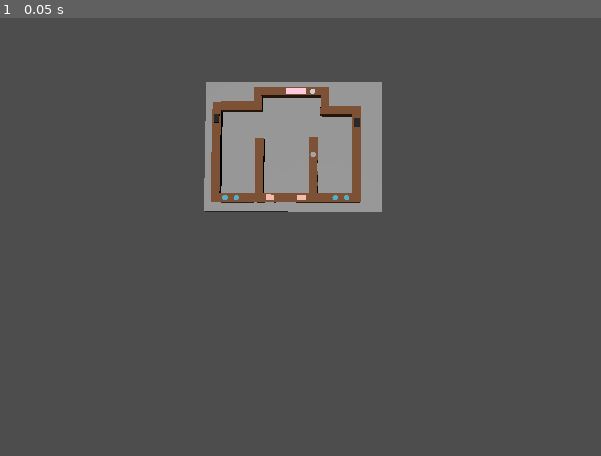
Above: before the commit, frame 1.
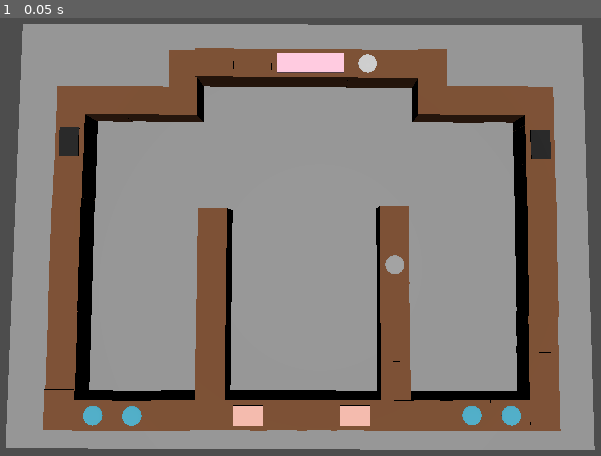
Above: after the commit, the same moment.

Repository: amb64/Godot-Overcooked
Game: Godot game, scene res://scenes/levels/O1Level2.tscn
The game is run twice, just before and just after one commit, with the same random seed, the same clock (stepped at 60 frames per second) and the same inputs. This scene is started directly instead of the project's main scene.
Inputs:
- Up to frame 1 (0.05 s): no input

The runs differ from the first frame. In frame 1, 87% of the frame differs, in the area x 0-100%, y 1-99%.

Commit message:
Symmetry+cameras

Diff:
--- a/scenes/levels/O1Level1.tscn
+++ b/scenes/levels/O1Level1.tscn
@@ -7,6 +7,7 @@
 [ext_resource type="PackedScene" uid="uid://cqoagqrwg7ebh" path="res://src/Components/counters/serving_area.tscn" id="5_cjq6d"]
 [ext_resource type="PackedScene" uid="uid://byusqjg426ti" path="res://src/Components/counters/plate_return.tscn" id="6_3pkhk"]
 [ext_resource type="PackedScene" uid="uid://bmpvrrravsrmb" path="res://src/Components/ingredient_boxes/plain.tscn" id="7_tp63r"]
+[ext_resource type="PackedScene" uid="uid://bfgjqt2lj4050" path="res://src/Components/camera.tscn" id="8_l3ksx"]
 
 [sub_resource type="BoxMesh" id="BoxMesh_ddvow"]
 
@@ -47,7 +48,7 @@
 shape = SubResource("BoxShape3D_bpta4")
 
 [node name="Road middle" type="MeshInstance3D" parent="Floors"]
-transform = Transform3D(15.2041, 0, 0, 0, 1, 0, 0, 0, 3.29681, 0, 0, 0.0201602)
+transform = Transform3D(14.9977, 0, 0, 0, 1, 0, 0, 0, 3.29681, 0.0145407, 0, 0.0201602)
 mesh = SubResource("BoxMesh_3gd6x")
 
 [node name="StaticBody3D" type="StaticBody3D" parent="Floors/Road middle"]
@@ -58,39 +59,39 @@
 [node name="Counters" type="Node" parent="."]
 
 [node name="Counter" parent="Counters" instance=ExtResource("1_ub4kn")]
-transform = Transform3D(-4.37114e-08, 0, 1, 0, 1, 0, -1, 0, -4.37114e-08, -5.52346, 0.982864, 2.91233)
+transform = Transform3D(-4.37114e-08, 0, 1, 0, 1, 0, -1, 0, -4.37114e-08, -5.40695, 0.982864, 2.91233)
 
 [node name="Counter2" parent="Counters" instance=ExtResource("1_ub4kn")]
-transform = Transform3D(-4.37114e-08, 0, 1, 0, 1, 0, -1, 0, -4.37114e-08, -3.53163, 0.965723, 2.9032)
+transform = Transform3D(-4.37114e-08, 0, 1, 0, 1, 0, -1, 0, -4.37114e-08, -3.44082, 0.965723, 2.9032)
 
 [node name="Counter3" parent="Counters" instance=ExtResource("1_ub4kn")]
-transform = Transform3D(-4.37114e-08, 0, 1, 0, 1, 0, -1, 0, -4.37114e-08, -1.58942, 0.968324, 2.91418)
+transform = Transform3D(-4.37114e-08, 0, 1, 0, 1, 0, -1, 0, -4.37114e-08, -1.46014, 0.968324, 2.91418)
 
 [node name="Plate" parent="Counters/Counter3/ItemSlots" index="0" instance=ExtResource("2_nvui0")]
 
 [node name="Counter4" parent="Counters" instance=ExtResource("1_ub4kn")]
-transform = Transform3D(1, 0, 0, 0, 1, 0, 0, 0, 1, 3.70936, 0.956897, 3.16095)
+transform = Transform3D(1, 0, 0, 0, 1, 0, 0, 0, 1, 3.72181, 0.956897, 3.16095)
 
 [node name="Counter5" parent="Counters" instance=ExtResource("1_ub4kn")]
-transform = Transform3D(1, 0, 0, 0, 1, 0, 0, 0, 1, 3.70709, 0.952713, 7.06443)
+transform = Transform3D(1, 0, 0, 0, 1, 0, 0, 0, 1, 3.71984, 0.952713, 7.06443)
 
 [node name="Counter6" parent="Counters" instance=ExtResource("1_ub4kn")]
-transform = Transform3D(1, 0, 0, 0, 1, 0, 0, 0, 1, 3.7025, 0.961589, 10.9827)
+transform = Transform3D(1, 0, 0, 0, 1, 0, 0, 0, 1, 3.71961, 0.961589, 10.9827)
 
 [node name="Counter7" parent="Counters" instance=ExtResource("1_ub4kn")]
 transform = Transform3D(1, 0, 0, 0, 1, 0, 0, 0, 1, 3.70668, 0.95878, 12.9425)
 
 [node name="Counter8" parent="Counters" instance=ExtResource("1_ub4kn")]
-transform = Transform3D(1, 0, 0, 0, 1, 0, 0, 0, 1, -5.76781, 0.964299, 6.58939)
+transform = Transform3D(1, 0, 0, 0, 1, 0, 0, 0, 1, -5.73201, 0.964299, 6.58939)
 
 [node name="Counter9" parent="Counters" instance=ExtResource("1_ub4kn")]
 transform = Transform3D(1, 0, 0, 0, 1, 0, 0, 0, 1, -5.72416, 0.961797, 10.5599)
 
 [node name="Counter10" parent="Counters" instance=ExtResource("1_ub4kn")]
-transform = Transform3D(1, 0, 0, 0, 1, 0, 0, 0, 1, -5.70333, 0.957122, 12.4922)
+transform = Transform3D(1, 0, 0, 0, 1, 0, 0, 0, 1, -5.72036, 0.957122, 12.4922)
 
 [node name="Counter11" parent="Counters" instance=ExtResource("1_ub4kn")]
-transform = Transform3D(1, 0, 0, 0, 1, 0, 0, 0, 1, -5.80275, 0.961306, -2.91932)
+transform = Transform3D(1, 0, 0, 0, 1, 0, 0, 0, 1, -5.79018, 0.961306, -2.91932)
 
 [node name="Counter12" parent="Counters" instance=ExtResource("1_ub4kn")]
 transform = Transform3D(1, 0, 0, 0, 1, 0, 0, 0, 1, -5.79085, 0.954204, -4.8575)
@@ -99,10 +100,10 @@
 transform = Transform3D(1, 0, 0, 0, 1, 0, 0, 0, 1, -5.78889, 0.946762, -6.70806)
 
 [node name="Counter14" parent="Counters" instance=ExtResource("1_ub4kn")]
-transform = Transform3D(-4.37114e-08, 0, 1, 0, 1, 0, -1, 0, -4.37114e-08, -5.51294, 0.937044, -12.898)
+transform = Transform3D(-4.37114e-08, 0, 1, 0, 1, 0, -1, 0, -4.37114e-08, -5.51294, 0.937044, -12.9501)
 
 [node name="Counter15" parent="Counters" instance=ExtResource("1_ub4kn")]
-transform = Transform3D(1, 0, 0, 0, 1, 0, 0, 0, 1, 5.51896, 0.980526, -12.6794)
+transform = Transform3D(1, 0, 0, 0, 1, 0, 0, 0, 1, 5.51896, 0.980526, -12.633)
 
 [node name="Counter16" parent="Counters" instance=ExtResource("1_ub4kn")]
 transform = Transform3D(1, 0, 0, 0, 1, 0, 0, 0, 1, 5.52585, 0.962312, -10.6627)
@@ -111,10 +112,10 @@
 transform = Transform3D(1, 0, 0, 0, 1, 0, 0, 0, 1, 5.54214, 0.960192, -6.77707)
 
 [node name="Counter18" parent="Counters" instance=ExtResource("1_ub4kn")]
-transform = Transform3D(-4.37114e-08, 0, 1, 0, 1, 0, -1, 0, -4.37114e-08, 5.34365, 0.965946, -3.14512)
+transform = Transform3D(-4.37114e-08, 0, 1, 0, 1, 0, -1, 0, -4.37114e-08, 5.34365, 0.965946, -3.18292)
 
 [node name="Counter19" parent="Counters" instance=ExtResource("1_ub4kn")]
-transform = Transform3D(-4.37114e-08, 0, 1, 0, 1, 0, -1, 0, -4.37114e-08, 3.36681, 0.9676, -3.15727)
+transform = Transform3D(-4.37114e-08, 0, 1, 0, 1, 0, -1, 0, -4.37114e-08, 3.36681, 0.9676, -3.15524)
 
 [node name="Counter20" parent="Counters" instance=ExtResource("1_ub4kn")]
 transform = Transform3D(-4.37114e-08, 0, 1, 0, 1, 0, -1, 0, -4.37114e-08, 1.37829, 0.967395, -3.15818)
@@ -127,7 +128,7 @@
 [node name="Cutting boards" type="Node" parent="."]
 
 [node name="Cutting_Board" parent="Cutting boards" instance=ExtResource("3_x8nlm")]
-transform = Transform3D(1, 0, 0, 0, 1, 0, 0, 0, 1, 3.7018, 0.952204, 5.11618)
+transform = Transform3D(1, 0, 0, 0, 1, 0, 0, 0, 1, 3.71426, 0.952204, 5.11618)
 
 [node name="Cutting_Board2" parent="Cutting boards" instance=ExtResource("3_x8nlm")]
 transform = Transform3D(1, 0, 0, 0, 1, 0, 0, 0, 1, 3.71311, 0.960302, 9.02889)
@@ -135,10 +136,10 @@
 [node name="Cooking pots" type="Node" parent="."]
 
 [node name="Counterpot" parent="Cooking pots" instance=ExtResource("1_ub4kn")]
-transform = Transform3D(1, 0, 0, 0, 1, 0, 0, 0, 1, -5.78925, 0.983873, 4.59381)
+transform = Transform3D(1, 0, 0, 0, 1, 0, 0, 0, 1, -5.72739, 0.983873, 4.59381)
 
 [node name="Counterpot2" parent="Cooking pots" instance=ExtResource("1_ub4kn")]
-transform = Transform3D(1, 0, 0, 0, 1, 0, 0, 0, 1, -5.74876, 0.966563, 8.57629)
+transform = Transform3D(1, 0, 0, 0, 1, 0, 0, 0, 1, -5.73175, 0.966563, 8.57629)
 
 [node name="Bins" type="Node" parent="."]
 
@@ -148,10 +149,10 @@
 [node name="Serving Stations_plate return" type="Node" parent="."]
 
 [node name="Serving_Area" parent="Serving Stations_plate return" instance=ExtResource("5_cjq6d")]
-transform = Transform3D(-4.37114e-08, 0, 1, 0, 1, 0, -1, 0, -4.37114e-08, -2.5562, 0.942519, -12.9324)
+transform = Transform3D(-4.37114e-08, 0, 1, 0, 1, 0, -1, 0, -4.37114e-08, -2.5562, 0.942519, -12.9565)
 
 [node name="Plate_Return" parent="Serving Stations_plate return" instance=ExtResource("6_3pkhk")]
-transform = Transform3D(-4.37114e-08, 0, 1, 0, 1, 0, -1, 0, -4.37114e-08, 0.40667, 0.937644, -12.9264)
+transform = Transform3D(-4.37114e-08, 0, 1, 0, 1, 0, -1, 0, -4.37114e-08, 0.40667, 0.937644, -12.9522)
 
 [node name="Item Givers" type="Node" parent="."]
 
@@ -166,5 +167,10 @@
 [node name="Counter" parent="Fire Extinguishers" instance=ExtResource("1_ub4kn")]
 transform = Transform3D(1, 0, 0, 0, 1, 0, 0, 0, 1, -5.7917, 0.950867, -8.66632)
 
+[node name="Camera" type="Node" parent="."]
+
+[node name="Camera" parent="Camera" instance=ExtResource("8_l3ksx")]
+transform = Transform3D(-4.37114e-08, -1, -4.37114e-08, 0, -4.37114e-08, 1, -1, 4.37114e-08, 1.91069e-15, 0, 13.4988, 0)
+
 [editable path="Counters/Counter3"]
 [editable path="Counters/Counter21"]
--- a/scenes/levels/O1Level2.tscn
+++ b/scenes/levels/O1Level2.tscn
@@ -17,14 +17,14 @@
 [node name="CameraLight" type="Node" parent="."]
 
 [node name="Camera3D" type="Camera3D" parent="CameraLight"]
-transform = Transform3D(0.999995, -0.0031464, 0.000703814, -0.000590388, 0.0359063, 0.999355, -0.00316964, -0.99935, 0.0359043, 4.26357, 51.9119, 4.50733)
+transform = Transform3D(0.999995, -0.0031464, 0.000703814, -0.000590388, 0.0359063, 0.999355, -0.00316964, -0.99935, 0.0359043, -0.772411, 16.5127, -11.9021)
 
 [node name="DirectionalLight3D" type="DirectionalLight3D" parent="CameraLight/Camera3D"]
 
 [node name="Floors" type="Node" parent="."]
 
 [node name="FloorBottom" type="MeshInstance3D" parent="Floors"]
-transform = Transform3D(31.4253, 0, 0, 0, 1, 0, 0, 0, 23.2651, -0.449213, 0, -12.4826)
+transform = Transform3D(31.4253, 0, 0, 0, 1, 0, 0, 0, 23.2651, -1.79382, 0, -12.4826)
 mesh = SubResource("BoxMesh_do7b5")
 
 [node name="StaticBody3D" type="StaticBody3D" parent="Floors/FloorBottom"]
@@ -35,31 +35,31 @@
 [node name="Counters" type="Node" parent="."]
 
 [node name="Counter" parent="Counters" instance=ExtResource("1_i42nu")]
-transform = Transform3D(-4.37114e-08, 0, 1, 0, 1, 0, -1, 0, -4.37114e-08, -5.01672, 1.05639, -21.8901)
+transform = Transform3D(-4.37114e-08, 0, 1, 0, 1, 0, -1, 0, -4.37114e-08, -6.2803, 1.05639, -21.2693)
 
 [node name="Counter2" parent="Counters" instance=ExtResource("1_i42nu")]
-transform = Transform3D(-4.37114e-08, 0, 1, 0, 1, 0, -1, 0, -4.37114e-08, 4.88386, 0.995313, -21.9304)
+transform = Transform3D(-4.37114e-08, 0, 1, 0, 1, 0, -1, 0, -4.37114e-08, 3.70557, 0.995313, -21.26)
 
 [node name="Counter3" parent="Counters" instance=ExtResource("1_i42nu")]
-transform = Transform3D(1, 0, 0, 0, 1, 0, 0, 0, 1, 5.09071, 1.01291, -20.2442)
+transform = Transform3D(1, 0, 0, 0, 1, 0, 0, 0, 1, 5.10706, 1.01291, -20.9915)
 
 [node name="Counter4" parent="Counters" instance=ExtResource("1_i42nu")]
-transform = Transform3D(-4.37114e-08, 0, 1, 0, 1, 0, -1, 0, -4.37114e-08, 5.35984, 1.04825, -18.5936)
+transform = Transform3D(-4.37114e-08, 0, 1, 0, 1, 0, -1, 0, -4.37114e-08, 5.35984, 1.04825, -19.287)
 
 [node name="Counter5" parent="Counters" instance=ExtResource("1_i42nu")]
-transform = Transform3D(-4.37114e-08, 0, 1, 0, 1, 0, -1, 0, -4.37114e-08, 9.07057, 1.0256, -18.6002)
+transform = Transform3D(-4.37114e-08, 0, 1, 0, 1, 0, -1, 0, -4.37114e-08, 9.07057, 1.0256, -19.3009)
 
 [node name="Counter6" parent="Counters" instance=ExtResource("1_i42nu")]
-transform = Transform3D(1, 0, 0, 0, 1, 0, 0, 0, 1, 10.6744, 0.995611, -18.3166)
+transform = Transform3D(1, 0, 0, 0, 1, 0, 0, 0, 1, 10.6583, 0.995611, -19.01)
 
 [node name="Counter7" parent="Counters" instance=ExtResource("1_i42nu")]
-transform = Transform3D(1, 0, 0, 0, 1, 0, 0, 0, 1, 10.6621, 0.961202, -14.4336)
+transform = Transform3D(1, 0, 0, 0, 1, 0, 0, 0, 1, 10.6812, 0.961202, -15.0114)
 
 [node name="Counter8" parent="Counters" instance=ExtResource("1_i42nu")]
-transform = Transform3D(1, 0, 0, 0, 1, 0, 0, 0, 1, 10.6684, 0.96499, -10.7296)
+transform = Transform3D(1, 0, 0, 0, 1, 0, 0, 0, 1, 10.6684, 0.96499, -11.0557)
 
 [node name="Counter9" parent="Counters" instance=ExtResource("1_i42nu")]
-transform = Transform3D(1, 0, 0, 0, 1, 0, 0, 0, 1, 10.6651, 0.968585, -8.8416)
+transform = Transform3D(1, 0, 0, 0, 1, 0, 0, 0, 1, 10.6651, 0.968585, -9.10588)
 
 [node name="Counter10" parent="Counters" instance=ExtResource("1_i42nu")]
 transform = Transform3D(1, 0, 0, 0, 1, 0, 0, 0, 1, 10.6133, 0.943725, -5.3073)
@@ -104,16 +104,13 @@
 transform = Transform3D(1, 0, 0, 0, 1, 0, 0, 0, 1, -13.8626, 0.895442, -19.0603)
 
 [node name="Counter24" parent="Counters" instance=ExtResource("1_i42nu")]
-transform = Transform3D(-4.37114e-08, 0, 1, 0, 1, 0, -1, 0, -4.37114e-08, -12.1295, 0.899811, -19.3517)
+transform = Transform3D(-4.37114e-08, 0, 1, 0, 1, 0, -1, 0, -4.37114e-08, -12.1295, 0.899811, -19.3041)
 
 [node name="Counter25" parent="Counters" instance=ExtResource("1_i42nu")]
-transform = Transform3D(-4.37114e-08, 0, 1, 0, 1, 0, -1, 0, -4.37114e-08, -8.31839, 0.937147, -19.3508)
+transform = Transform3D(-4.37114e-08, 0, 1, 0, 1, 0, -1, 0, -4.37114e-08, -8.2005, 0.937147, -19.2866)
 
 [node name="Counter26" parent="Counters" instance=ExtResource("1_i42nu")]
-transform = Transform3D(1, 0, 0, 0, 1, 0, 0, 0, 1, -6.62585, 0.948913, -19.5837)
-
-[node name="Counter27" parent="Counters" instance=ExtResource("1_i42nu")]
-transform = Transform3D(1, 0, 0, 0, 1, 0, 0, 0, 1, -6.62606, 0.966924, -21.5612)
+transform = Transform3D(1, 0, 0, 0, 1, 0, 0, 0, 1, -7.98031, 0.948913, -20.9874)
 
 [node name="Counter28" parent="Counters" instance=ExtResource("1_i42nu")]
 transform = Transform3D(1, 0, 0, 0, 1, 0, 0, 0, 1, -6.29248, 0.966883, -4.74046)
@@ -122,13 +119,13 @@
 transform = Transform3D(1, 0, 0, 0, 1, 0, 0, 0, 1, -6.30832, 0.961323, -6.64218)
 
 [node name="Counter30" parent="Counters" instance=ExtResource("1_i42nu")]
-transform = Transform3D(1, 0, 0, 0, 1, 0, 0, 0, 1, -6.31867, 0.968056, -8.65485)
+transform = Transform3D(1, 0, 0, 0, 1, 0, 0, 0, 1, -6.30082, 0.968056, -8.63034)
 
 [node name="Counter31" parent="Counters" instance=ExtResource("1_i42nu")]
-transform = Transform3D(1, 0, 0, 0, 1, 0, 0, 0, 1, -6.31321, 0.982374, -10.6574)
+transform = Transform3D(1, 0, 0, 0, 1, 0, 0, 0, 1, -6.30231, 0.982374, -10.6124)
 
 [node name="Counter32" parent="Counters" instance=ExtResource("1_i42nu")]
-transform = Transform3D(1, 0, 0, 0, 1, 0, 0, 0, 1, -6.30704, 0.973962, -12.6127)
+transform = Transform3D(1, 0, 0, 0, 1, 0, 0, 0, 1, -6.30613, 0.973962, -12.6127)
 
 [node name="Counter33" parent="Counters" instance=ExtResource("1_i42nu")]
 transform = Transform3D(1, 0, 0, 0, 1, 0, 0, 0, 1, 3.10493, 0.925496, -4.82479)
@@ -150,7 +147,7 @@
 [node name="bins" type="Node" parent="."]
 
 [node name="Bin" parent="bins" instance=ExtResource("2_kc4v1")]
-transform = Transform3D(1, 0, 0, 0, 1, 0, 0, 0, 1, 10.6723, 0.971073, -16.3717)
+transform = Transform3D(1, 0, 0, 0, 1, 0, 0, 0, 1, 10.6723, 0.971073, -17.001)
 
 [node name="Bin2" parent="bins" instance=ExtResource("2_kc4v1")]
 transform = Transform3D(1, 0, 0, 0, 1, 0, 0, 0, 1, -13.8624, 0.907837, -17.0877)
@@ -158,7 +155,7 @@
 [node name="CookingStations" type="Node" parent="."]
 
 [node name="Counter" parent="CookingStations" instance=ExtResource("1_i42nu")]
-transform = Transform3D(1, 0, 0, 0, 1, 0, 0, 0, 1, 10.6715, 0.981251, -12.6499)
+transform = Transform3D(1, 0, 0, 0, 1, 0, 0, 0, 1, 10.6845, 0.981251, -13.0205)
 
 [node name="Counter2" parent="CookingStations" instance=ExtResource("1_i42nu")]
 transform = Transform3D(1, 0, 0, 0, 1, 0, 0, 0, 1, 10.6317, 0.937681, -7.15504)
@@ -194,22 +191,22 @@
 [node name="Fire Extinguishers" type="Node" parent="."]
 
 [node name="Counter" parent="Fire Extinguishers" instance=ExtResource("1_i42nu")]
-transform = Transform3D(-4.37114e-08, 0, 1, 0, 1, 0, -1, 0, -4.37114e-08, -3.02521, 1.03605, -21.8933)
+transform = Transform3D(-4.37114e-08, 0, 1, 0, 1, 0, -1, 0, -4.37114e-08, -4.29665, 1.03605, -21.2587)
 
 [node name="Sinks" type="Node" parent="."]
 
 [node name="placeholder" parent="Sinks" instance=ExtResource("1_i42nu")]
-transform = Transform3D(-4.37114e-08, 0, 1, 0, 1, 0, -1, 0, -4.37114e-08, 7.30673, 1.03126, -18.6031)
+transform = Transform3D(-4.37114e-08, 0, 1, 0, 1, 0, -1, 0, -4.37114e-08, 7.30673, 1.03126, -19.2899)
 
 [node name="placeholder2" parent="Sinks" instance=ExtResource("1_i42nu")]
-transform = Transform3D(-4.37114e-08, 0, 1, 0, 1, 0, -1, 0, -4.37114e-08, -10.1927, 0.933432, -19.3636)
+transform = Transform3D(-4.37114e-08, 0, 1, 0, 1, 0, -1, 0, -4.37114e-08, -10.1927, 0.933432, -19.3095)
 
 [node name="Serving station_plate return" type="Node" parent="."]
 
 [node name="Serving_Area" parent="Serving station_plate return" instance=ExtResource("5_fe86a")]
-transform = Transform3D(-4.37114e-08, 0, 1, 0, 1, 0, -1, 0, -4.37114e-08, 0, 1.02635, -21.9033)
+transform = Transform3D(-4.37114e-08, 0, 1, 0, 1, 0, -1, 0, -4.37114e-08, -1.26959, 1.02635, -21.2517)
 
 [node name="Plate_Return" parent="Serving station_plate return" instance=ExtResource("6_bl5db")]
-transform = Transform3D(-4.37114e-08, 0, 1, 0, 1, 0, -1, 0, -4.37114e-08, 2.96263, 1.00471, -21.9199)
+transform = Transform3D(-4.37114e-08, 0, 1, 0, 1, 0, -1, 0, -4.37114e-08, 1.7137, 1.00471, -21.2588)
 
 [editable path="Counters/Counter36"]
Not shown: 1 places in scenes/levels/O1Level1.tscn that only renumber resources
